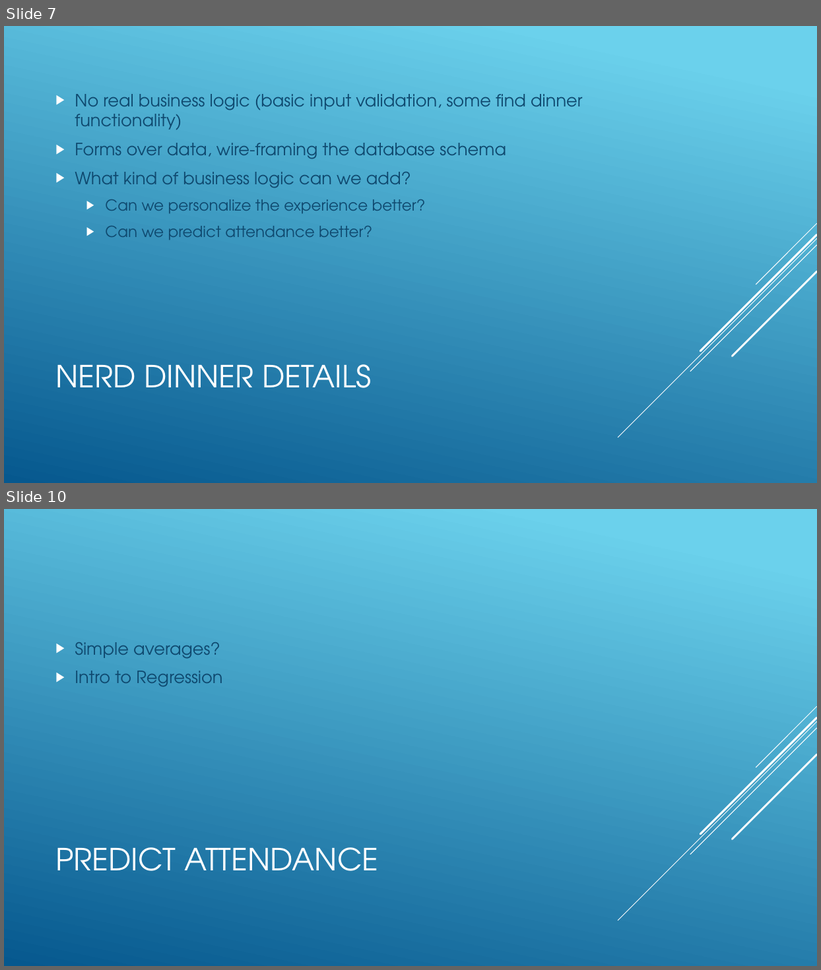
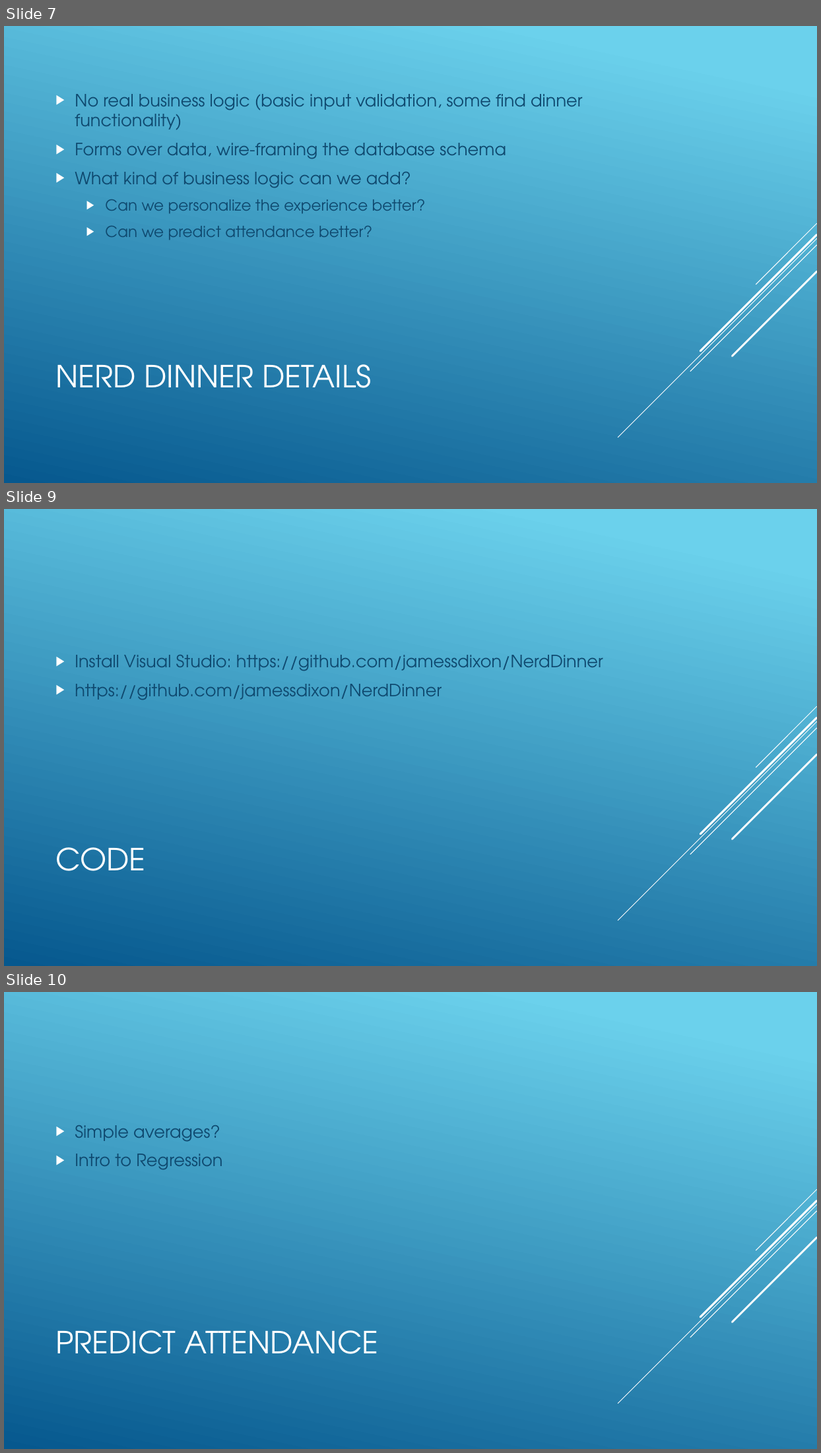
Before and after one commit to jamessdixon/NerdDinner, a slide deck: SkillsMatter/Smart Nerd Dinner.pptx. Shown one above the other, each under a label of ours: slides 7 and 10 before the commit, slides 7, 9 and 10 after it; the slides between them are not shown. The pictures are 821x970 and 821x1453 pixels, drawn with LibreOffice and Linux fonts; fonts in the diff are those of the drawing. Boxes give left, top, right and bottom in pixels: in the first picture for what was removed or moved away, otherwise in the second. Text is boxed around its words. In the diff, an @@ line names an element or a change of style, - is before the commit and + after.

```diff
--- a/SkillsMatter/Smart Nerd Dinner.pptx
+++ b/SkillsMatter/Smart Nerd Dinner.pptx
@@ slide 9 added at <box>4,509,817,966</box>, background gradient #6ED2EB to #06588E; not listed: 5 template elements that a slide beside it also shows @@
@@ text added at <box>75,655,603,700</box>, 20 pt, text #0F496F @@
+▶ Install Visual Studio: https://github.com/jamessdixon/NerdDinner
+▶ https://github.com/jamessdixon/NerdDinner
@@ title added at <box>55,848,145,871</box>, 36 pt, text #FFFFFF @@
+CODE
```
Also in this commit, not shown: 3 slides changed, 1 slide removed, 5 other files.
